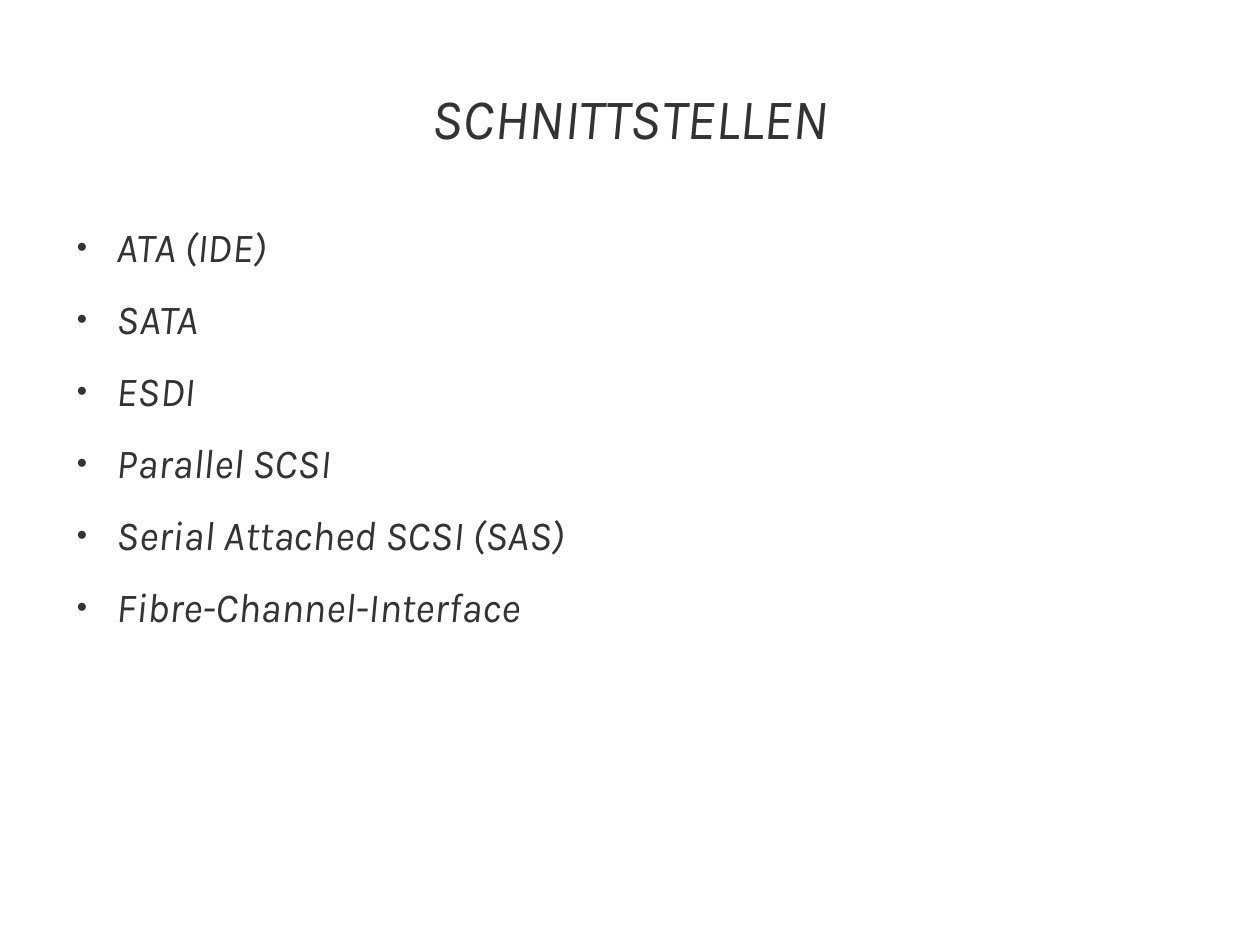
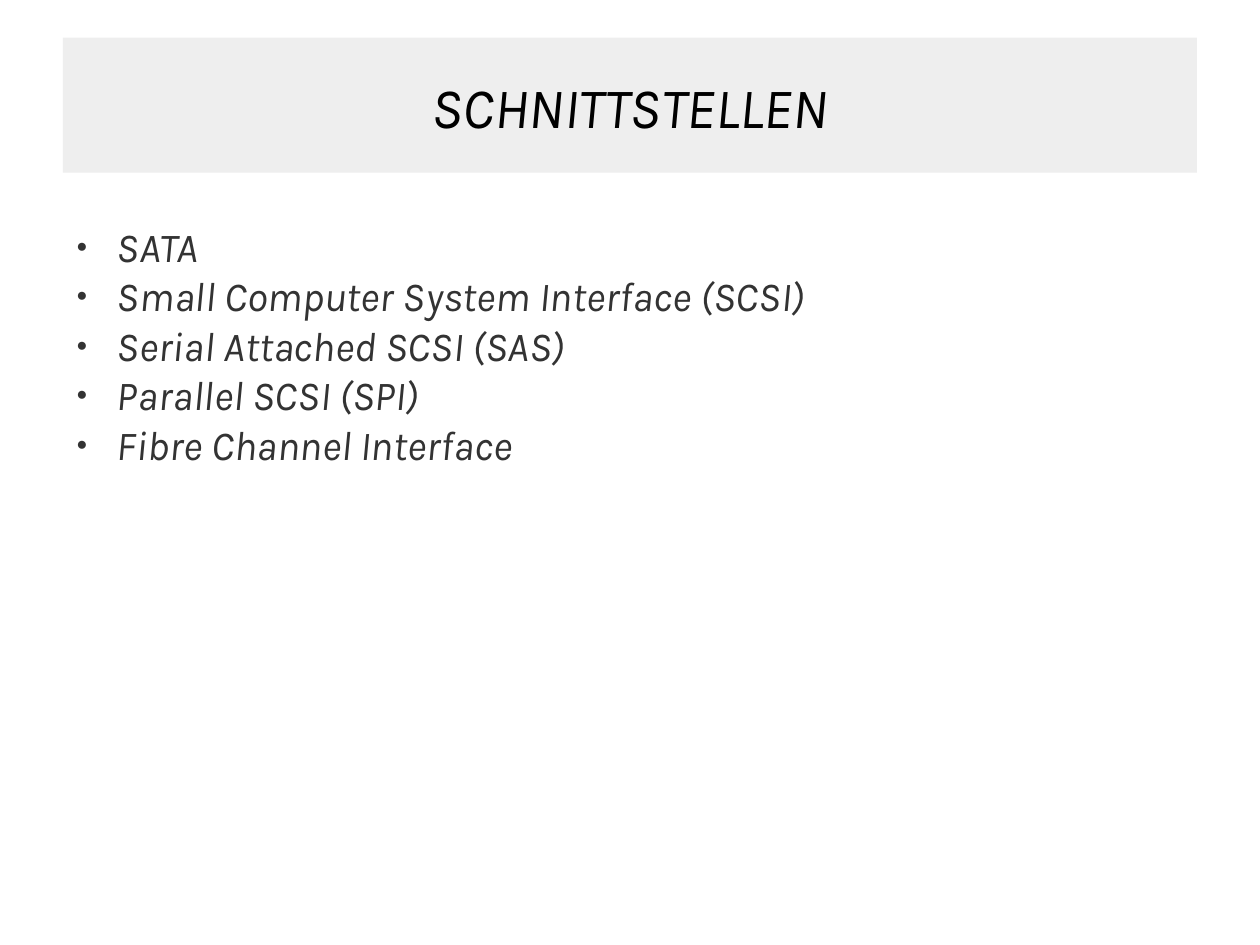
Before and after one commit to JMFootBallPlyr/Hard-drive-system-, a slide deck: slide 2 of WRK/presents/01 - types of drives/types of drives.odp (slide 6 before the commit). Drawn at 1260x945 pixels with LibreOffice and Linux fonts; fonts in the diff are those of the drawing. Boxes give left, top, right and bottom in pixels: in the first picture for what was removed or moved away, otherwise in the second. Text is boxed around its words. In the diff, an @@ line names an element or a change of style, - is before the commit and + after.

Commit message:
Updated TOD presentation.

```diff
--- a/WRK/presents/01 - types of drives/types of drives.odp
+++ b/WRK/presents/01 - types of drives/types of drives.odp
@@ rectangle "SCHNITTSTELLEN": place and size @@
-rectangle "SCHNITTSTELLEN" at box(432, 102, 828, 140)
+rectangle "SCHNITTSTELLEN" at box(63, 38, 1197, 173)
@@ rectangle "SCHNITTSTELLEN" at box(63, 38, 1197, 173): text colour #333333 to #000000; fill none to #EEEEEE @@
@@ text at box(117, 232, 266, 267): paragraph removed @@
-● ATA (IDE)
@@ text at box(117, 235, 565, 366): less space between paragraphs @@
@@ text at box(117, 281, 805, 321): text changed @@
-● ESDI
-● Parallel SCSI
+● Small Computer System Interface (SCSI)
@@ text at box(117, 380, 513, 461): text changed @@
-● Fibre-Channel-Interface
+● Parallel SCSI (SPI)
+● Fibre Channel Interface
```
Also in this commit, not shown: 11 other slides changed, 14 slides added, 17 slides removed, 4 other files.
